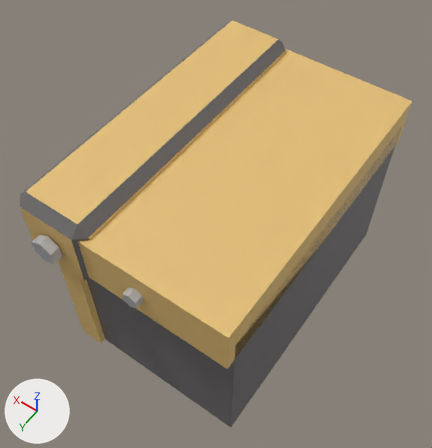
Two versions of the FBX model Assets/_Project/Art/Models/Kit/CO_Tile_2.fbx, one commit apart.
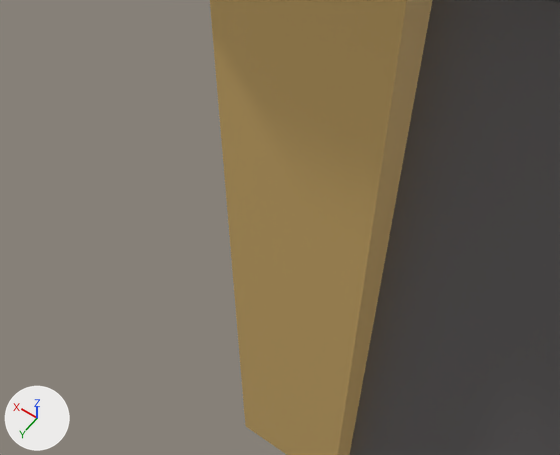
Each version appears first whole from a camera (50 mm lens) standing at (-0.882, 0.543, 1.264) and looking at (-0.204, -0.406, -0.227), and next in a close-up from a camera (50 mm lens) standing at (-0.125, 0.206, 0.014) and looking at (0.003, 0.026, -0.268). The axes (+X, +Y, +Z) are drawn at lower left. The lights are the same throughout. The first two pictures are the older version. Where no turn or scale is listed for an object, it has been applied to the vertices.

Objects in the first close-up: 'CO_Tile_2'.
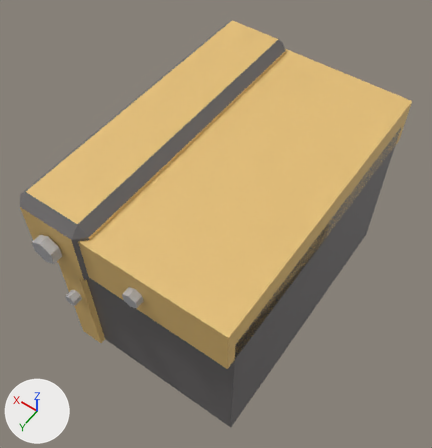
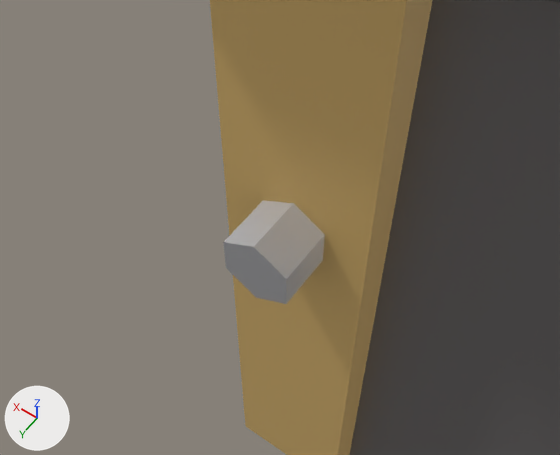
Location of each change, (x1, y1, x2, y2) in pixels of the close-ups (560 x 455 px):
part 1 of me_co_tile_2_001, added: after (223, 200, 325, 304)

Edits to the bpy script that builds the scene:
```text
Change me_co_tile_2_001:
    used by ob_co_tile_2; location = (0.0, 0.0, 0.0)
    remove me_co_tile_2_001.from_pydata(...)  # 72 vertices, 60 faces; spans x -0.55..0.12, y -0.94..0.075, z -0.55..0.12
    add me_co_tile_2_001.from_pydata(...)  # 84 vertices, 68 faces; spans x -0.55..0.12, y -0.94..0.075, z -0.55..0.12
    me_co_tile_2_001 part 1: a new loose piece, a 6-sided cylinder along y spanning x -0.017..0.017, y 0.02..0.05, z -0.295..-0.255, in mat_metal_co (light grey #cbcbce)
```
